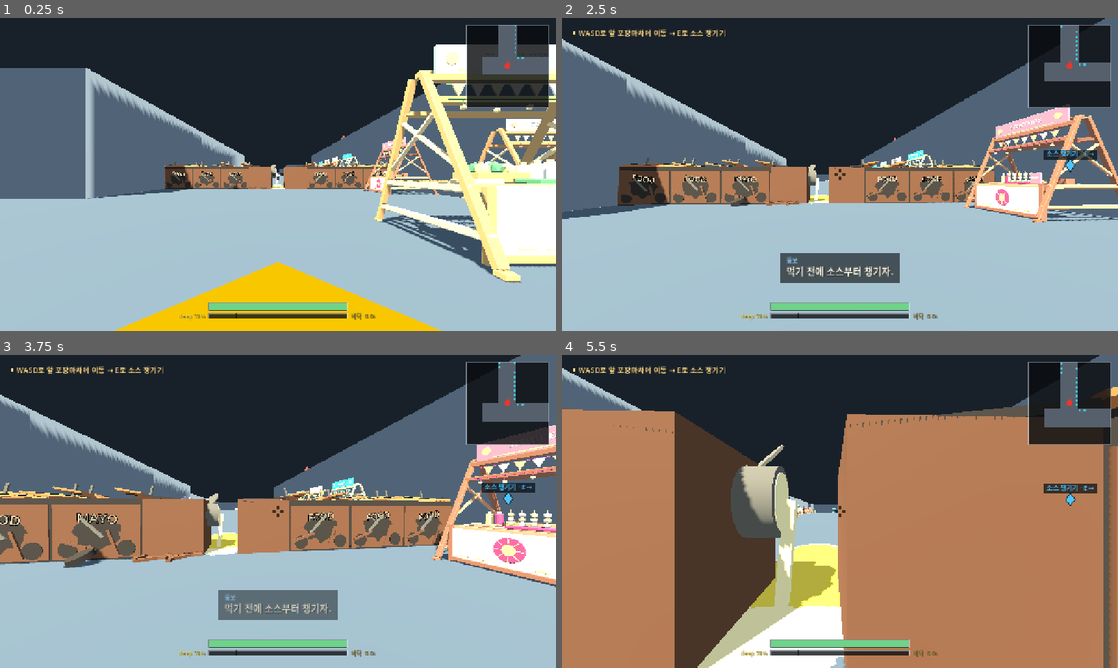
Above: before the commit, frames 1-4 (two rows, left to right).
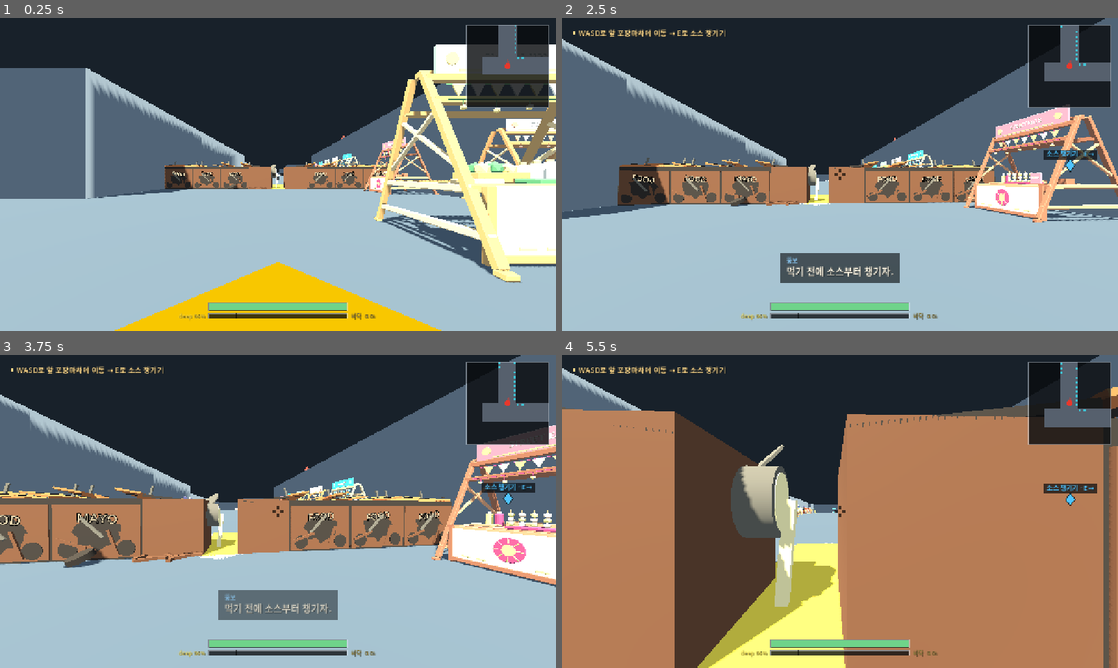
Above: after the commit, the same moments.

Repository: k3vin7/SauceIT-
Game: Godot game, scene res://main.tscn
Two runs of this game, one before a commit and one after it. Both use one fixed random seed, a clock stepped at 60 frames per second and the inputs below.
Inputs (mouse positions are in pixels of both pictures, inside the frame that each line leads up to):
- Up to frame 1 (0.25 s): no input
- Up to frame 2 (2.5 s): tap Enter at 0.5 s; move the mouse to (867, 174) at 0.52 s; hold Shift (run) 0.53-1.28 s; hold W (move_forward) from 0.53 s (still down); tap Space (jump) at 0.77, 1.52 s; move the mouse to (812, 174) at 1.27 s; click (812, 174) at 1.35 s; tap Shift (run) at 1.55, 2.3 s; move the mouse to (851, 168) at 2.02 s; hold E (refill_sauce) from 2.03 s (still down)
- Up to frame 3 (3.75 s): keep holding W (move_forward); move the mouse to (272, 517) at 2.77 s; release E (refill_sauce) at 2.78 s; tap Shift (run) at 2.85 s; tap Space (jump) at 3.02 s; move the mouse to (316, 514) at 3.52 s; hold R (wipe_screen) from 3.53 s (still down)
- Up to frame 4 (5.5 s): keep holding W (move_forward); tap Space (jump) at 3.77, 4.52 s; tap Shift (run) at 3.8, 4.55 s; move the mouse to (795, 508) at 4.27 s; release R (wipe_screen) at 4.28 s; tap Tab at 4.35 s; move the mouse to (845, 511) at 5.02 s; hold Shift (run) from 5.03 s (still down); tap 1 at 5.1 s

The runs differ from the first frame. In frame 1, less than 0.1% of the frame differs, in the area x 35-52%, y 53-96%; in frame 2, less than 0.1%; in frame 3, 0.2%; in frame 4, 3.9%, in the area x 24-51%, y 60-100%.

Commit message:
Make the whole gap deep, from its mouth
Stepping into the passage at a run now puts the player on the floor inside it,
rather than carrying them through it and dropping them on the far side.

**The lane is painted on its own terms, not the spread ellipse's.** The ellipse
tapers towards both ends, which is right for the spill's outline and wrong for the
thing the stage is about: at the mouth of the gap its lengthwise term is already
near 1, so gating the deep sauce on it left the entrance thin however far forward
the pool was pushed. The gap is deep for its full walkable width now, and the
ellipse only decides how far the mess spreads outside it. Its *across* term is
kept -- narrowing that to `HALF_GAP` left the two outermost walkable columns dry,
which `probe_tutorial_wreck` catches by walking every column.

The slick reaches 0.8 m past the mouth so the entrance is inside the pool rather
than on the tapering edge of it, and that margin is thin rather than deep: what it
does is show the mess starting before the player is standing in it.

`probe_tutorial_wreck` asserted the middle of the gap was *not* slippery, which was
the old intent. It asserts the opposite now, at the mouth and at the middle.

Measured, and worth writing down because it is not what the change was aimed at: a
player who goes over at the mouth slides 3.3 m and comes to rest at -35.55, which
is 1.3 m short of the far face -- inside the gap, not past it. The slide is shorter
than the passage. Coming to rest in the open on the far side needs either a longer
slide or a start further in.

Diff:
--- a/scripts/tutorial_wreck.gd
+++ b/scripts/tutorial_wreck.gd
@@ -14,7 +14,6 @@
 ## obstacle on their feet every time and only went over once they were clear of
 ## it, so the fall read as something that happened *after* the dangerous part
 ## rather than as the cost of running through it.
-const SPILL_FRONT := CENTRE_Z + DEPTH * 0.5
 ## Where it stops, written against the wreck rather than against the front, so
 ## moving the front does not drag the exit and the refill station with it.
 const SPILL_BACK := CENTRE_Z - DEPTH * 0.5 + 0.4 - 8.0
@@ -22,11 +21,17 @@
 ## Half the slick's length, which the spread below measures against. Derived, so
 ## the pool keeps its shape when either end moves.
 const SPILL_REACH := (SPILL_FRONT - SPILL_BACK) * 0.5
-## **From here back, running trips you: the middle of the passage.** A player who
-## commits to a run at the halfway mark is already on the deep stuff, which is the
-## beat this stage is for -- the mess is the reason to slow down, and a mess you
-## can outrun is not one.
-const DEEP_FRONT := CENTRE_Z
+## **From here back, running trips you: the mouth of the passage.** Stepping into
+## the gap at a run is already stepping onto the deep stuff.
+##
+## Going over here is safe in a way it would not be later: a slip carries the
+## player forward along the lane, so they land past the obstacle instead of under
+## it, out of reach of whatever was chasing them. The fall costs them the seconds
+## it takes to get up, which is the point, not a mauling.
+const DEEP_FRONT := CENTRE_Z + DEPTH * 0.5
+## The slick itself reaches a little past that, so the mouth of the passage is
+## inside the pool rather than on the edge of it where it tapers away.
+const SPILL_FRONT := DEEP_FRONT + 0.8
 const EXIT := Vector3(0.0, 0.0, SPILL_BACK - 4.0)
 const TANK := Vector3(-HALF_GAP - 0.45, 2.55, CENTRE_Z)
 var _impact_age := 10.0
@@ -145,12 +150,24 @@
 		for column in int(ceil((HALF_GAP * 2.0 + 0.8) / step)) + 1:
 			var x := -HALF_GAP - 0.4 + float(column) * step
 			var spread := Vector2((x + 0.1) / 2.5, (z - SPILL_CENTRE) / SPILL_REACH).length()
-			if spread > 1.0:
+			# **The lane is painted on its own terms, not the ellipse's.** The
+			# ellipse tapers towards both ends, which is right for the spill's
+			# outline and wrong for the thing the stage is about: at the mouth of
+			# the passage its z term is already near 1, so gating the deep sauce on
+			# it left the entrance thin however far forward the pool was pushed.
+			# The gap a player runs through is deep for its full width; the ellipse
+			# only decides how far the mess spreads outside it.
+			# Across, the ellipse's own term is kept: it already reaches wider
+			# than the gap a body can walk through, and narrowing it to `HALF_GAP`
+			# left the two outermost walkable columns dry. Only the *lengthwise*
+			# taper is dropped -- that is the one that thinned the mouth.
+			var across := absf(x + 0.1) / 2.5
+			var in_lane := across < 0.93 and z <= DEEP_FRONT
+			if spread > 1.0 and not in_lane:
 				continue
 			var at := Vector3(x, 0, z + edge)
-			# A broad central slick joins the source to both sides of the passage;
-			# thinner cream at the ends shows the spill spreading outwards.
-			var layers := floor_body.slip_thickness if spread < 0.93 and z < DEEP_FRONT else 1
+			# Thinner cream outside the lane, showing the spill spreading outwards.
+			var layers := floor_body.slip_thickness if in_lane else 1
 			for layer in layers:
 				floor_body.paint_mayo(at, 900000 + layer)
 
--- a/tests/probe_tutorial_wreck.gd
+++ b/tests/probe_tutorial_wreck.gd
@@ -42,8 +42,14 @@
 			_check(absf(point.x) < TutorialWreck.HALF_GAP, "route goes through a cart")
 	_check(crossed, "route bypasses the passage")
 	_check(world.tutorial().marker_position() != Vector3.INF, "starting stall has no marker")
-	_check(not floor_body.is_slippery_at(Vector3(0, 0, TutorialWreck.CENTRE_Z)),
-		"deep spill causes a fall before crossing the gap")
+	# The gap is deep from its mouth back, deliberately: a player who runs into it
+	# goes over inside it. That is survivable where a fall later would not be --
+	# the slide carries them forward, past the obstacle and out of reach -- and it
+	# is the whole of what this stage teaches.
+	_check(floor_body.is_slippery_at(Vector3(0, 0, TutorialWreck.CENTRE_Z)),
+		"the middle of the gap is not deep enough to trip a run")
+	_check(floor_body.is_slippery_at(Vector3(0, 0, TutorialWreck.DEEP_FRONT - 0.2)),
+		"the mouth of the gap is not deep enough to trip a run")
 	world.tutorial()._pick_refill_station()
 	_check(world.tutorial()._station_position.z < TutorialWreck.SPILL_BACK,
 		"refill objective is on the starting side of the wreck")
